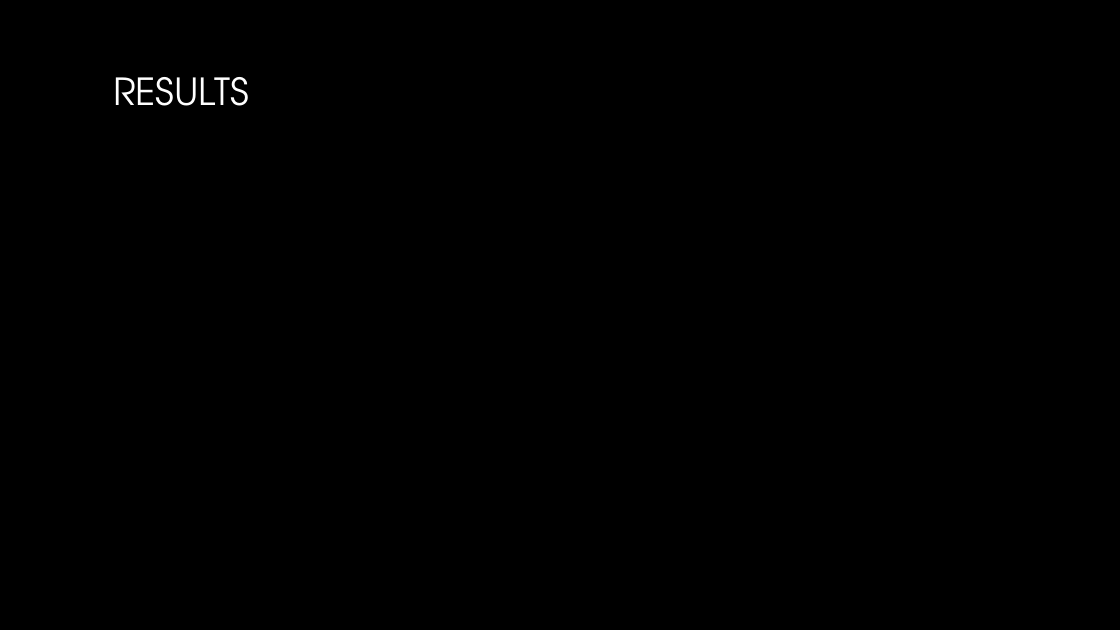
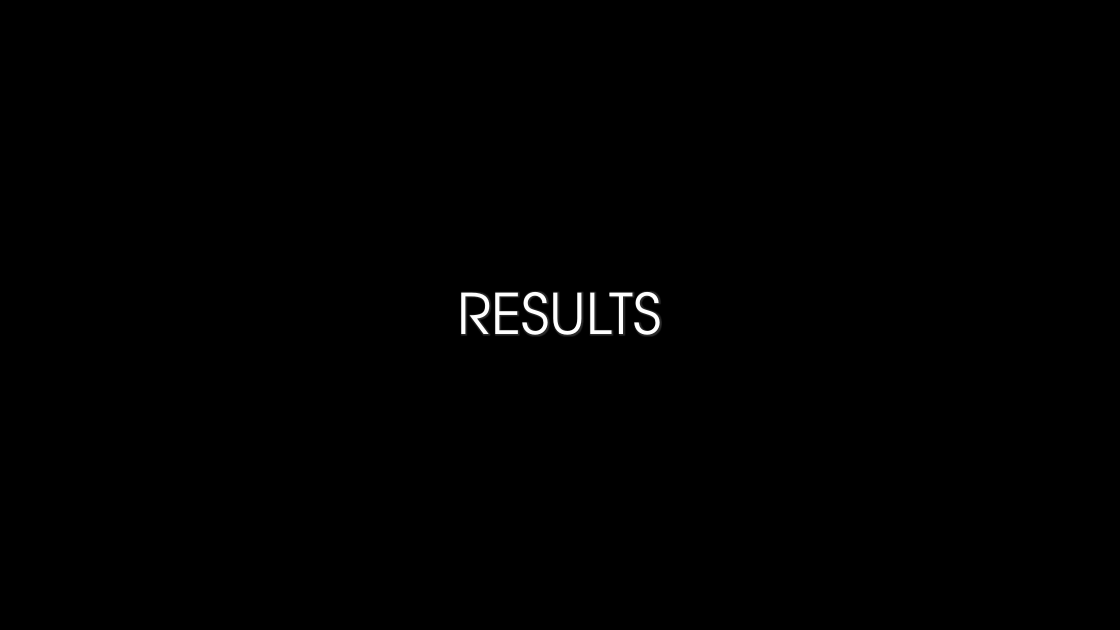
Before and after one commit to bennysgitrepo/AI, a slide deck: slide 5 of Assignment2_AI/Assignment 2 - Biometrics based human identification - ST10273607 & ST10483314.pptx. Drawn at 1120x630 pixels with LibreOffice and Linux fonts; fonts in the diff are those of the drawing; background and template pictures are left out. Boxes give left, top, right and bottom in pixels: in the first picture for what was removed or moved away, otherwise in the second. Text is boxed around its words. In the diff, an @@ line names an element or a change of style, - is before the commit and + after.

```diff
--- a/Assignment2_AI/Assignment 2 - Biometrics based human identification - ST10273607 & ST10483314.pptx
+++ b/Assignment2_AI/Assignment 2 - Biometrics based human identification - ST10273607 & ST10483314.pptx
@@ title "RESULTS": place and size @@
-title "RESULTS" at [113, 77, 249, 106]
+title "RESULTS" at [458, 291, 662, 336]
@@ title "RESULTS" at [458, 291, 662, 336]: size 32 to 48 pt; alignment left to centre; vertical alignment middle to bottom @@
```
Also in this commit, not shown: 2 other slides changed, 1 slide added, 1 slide removed.
